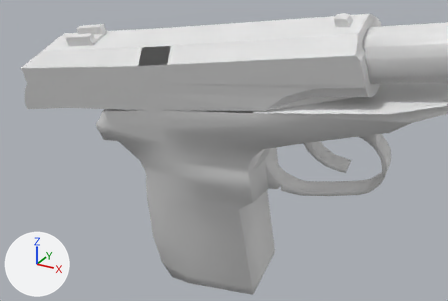
One commit to the OBJ model Vertex_Animation_Compiler/Assets/Makarov_Pistol_Reload147.obj: the scene before it, then after it.
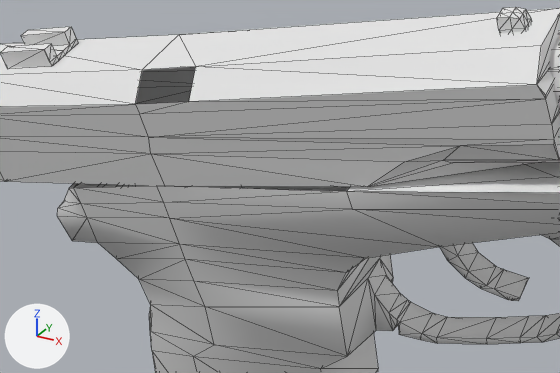
Each version is shown from a 50 mm lens placed at (0.4613, -0.301, 0.0072), pointed at (0.3654, -0.1266, -0.08), then close up on the part from 14% to 82% of the width and 3% to 70% of the height. The axes (+X, +Y, +Z) are drawn at lower left. The lights are the same throughout. The close-ups show mesh edges as thin lines. Where no turn or scale is listed for an object, it has been applied to the vertices.

Script lines for the objects in view, before the commit:
```python
me_rest_of_the_gun_sphere = bpy.data.meshes.new('Rest_of_the_gun_Sphere')
me_rest_of_the_gun_sphere.from_pydata(...)  # 272 vertices, 519 faces; spans x 0.3105..0.4559, y -0.1329..-0.0814, z -0.1591..-0.0255
# before: 164 (0.378, -0.1085, -0.0545), 166 (0.3172, -0.1327, -0.0722) at pixel (68, 188), 175 (0.3185, -0.1327, -0.0718) at pixel (73, 187), 178 (0.3792, -0.1327, -0.0618) at pixel (346, 191), 179 (0.339, -0.1329, -0.0677) at pixel (156, 185)
# before: 180 (0.3173, -0.1086, -0.0646), 181 (0.3378, -0.1088, -0.0604), 183 (0.316, -0.1085, -0.0649)
me_top_slider_sphere_001 = bpy.data.meshes.new('Top_Slider_Sphere.001')
me_top_slider_sphere_001.from_pydata(...)  # 127 vertices, 227 faces; spans x 0.2776..0.4155, y -0.1383..-0.1087, z -0.0779..-0.0286
ob_rest_of_the_gun_sphere = bpy.data.objects.new('Rest_of_the_gun_Sphere', me_rest_of_the_gun_sphere)
ob_rest_of_the_gun_sphere.location = (0.0, 0.0, 0.0)
ob_top_slider_sphere_001 = bpy.data.objects.new('Top_Slider_Sphere.001', me_top_slider_sphere_001)
ob_top_slider_sphere_001.location = (0.0, 0.0, 0.0)
```
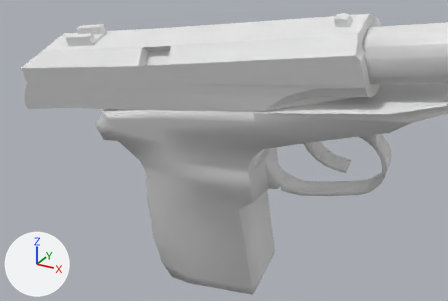
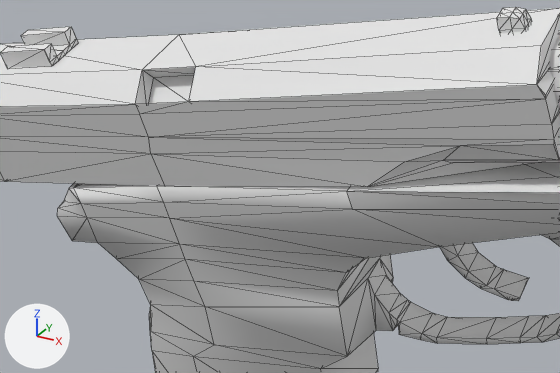
Location of each change, (x1, y1, x2, y2) in pixels of the close-ups (560 x 373 px):
part 1 of me_rest_of_the_gun_sphere, added
    after: (70, 183, 349, 191)
part 2 of me_top_slider_sphere_001, added
    after: (135, 67, 195, 104)

What the commit changed:
me_rest_of_the_gun_sphere has 272 vertices, 519 faces and spans x 0.3105..0.4559, y -0.1329..-0.0814, z -0.1591..-0.0255.
me_rest_of_the_gun_sphere is used by ob_rest_of_the_gun_sphere; location (0.0, 0.0, 0.0).
Verts and faces of me_rest_of_the_gun_sphere; kept vertices keep their numbers, new ones are numbered from 272.
Part 1, on me_rest_of_the_gun_sphere:
New faces: (164, 181, 179), (175, 179, 181), (166, 175, 183), (164, 179, 178), (175, 181, 180), (175, 180, 183).
me_top_slider_sphere_001 is used by ob_top_slider_sphere_001; location (0.0, 0.0, 0.0).
me_top_slider_sphere_001 had 127 vertices, 227 faces and spanned x 0.2776..0.4155, y -0.1383..-0.1087, z -0.0779..-0.0286.
me_top_slider_sphere_001 now has 131 vertices, 237 faces and spans x 0.2776..0.4155, y -0.1383..-0.1087, z -0.0779..-0.0286.
Part 2, on me_top_slider_sphere_001:
4 vertices are added at (0.3508, -0.1349, -0.0505), (0.3393, -0.1351, -0.0525), (0.35, -0.1311, -0.0451), (0.3384, -0.1312, -0.0471).
10 new faces join them.
